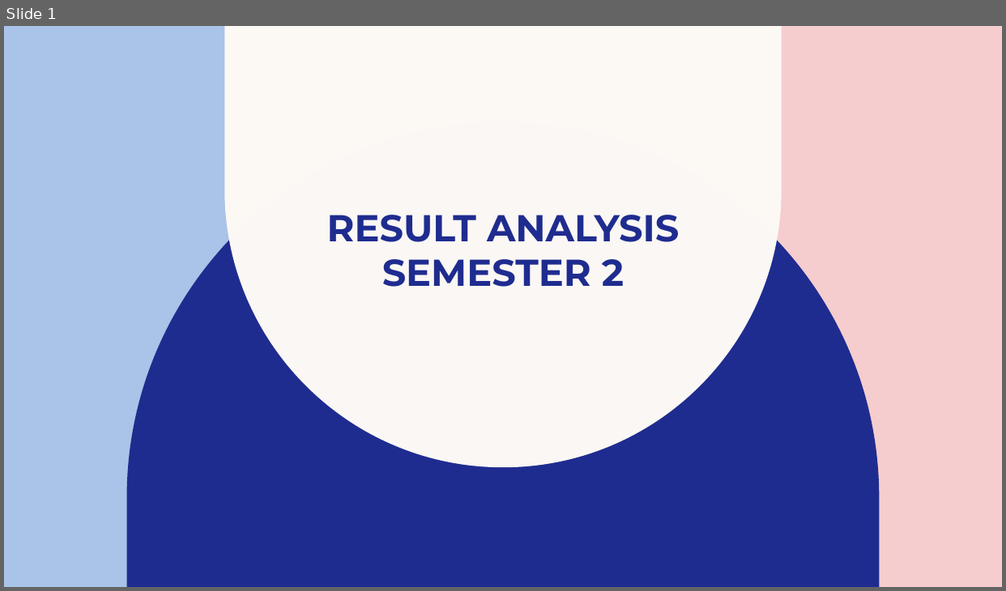
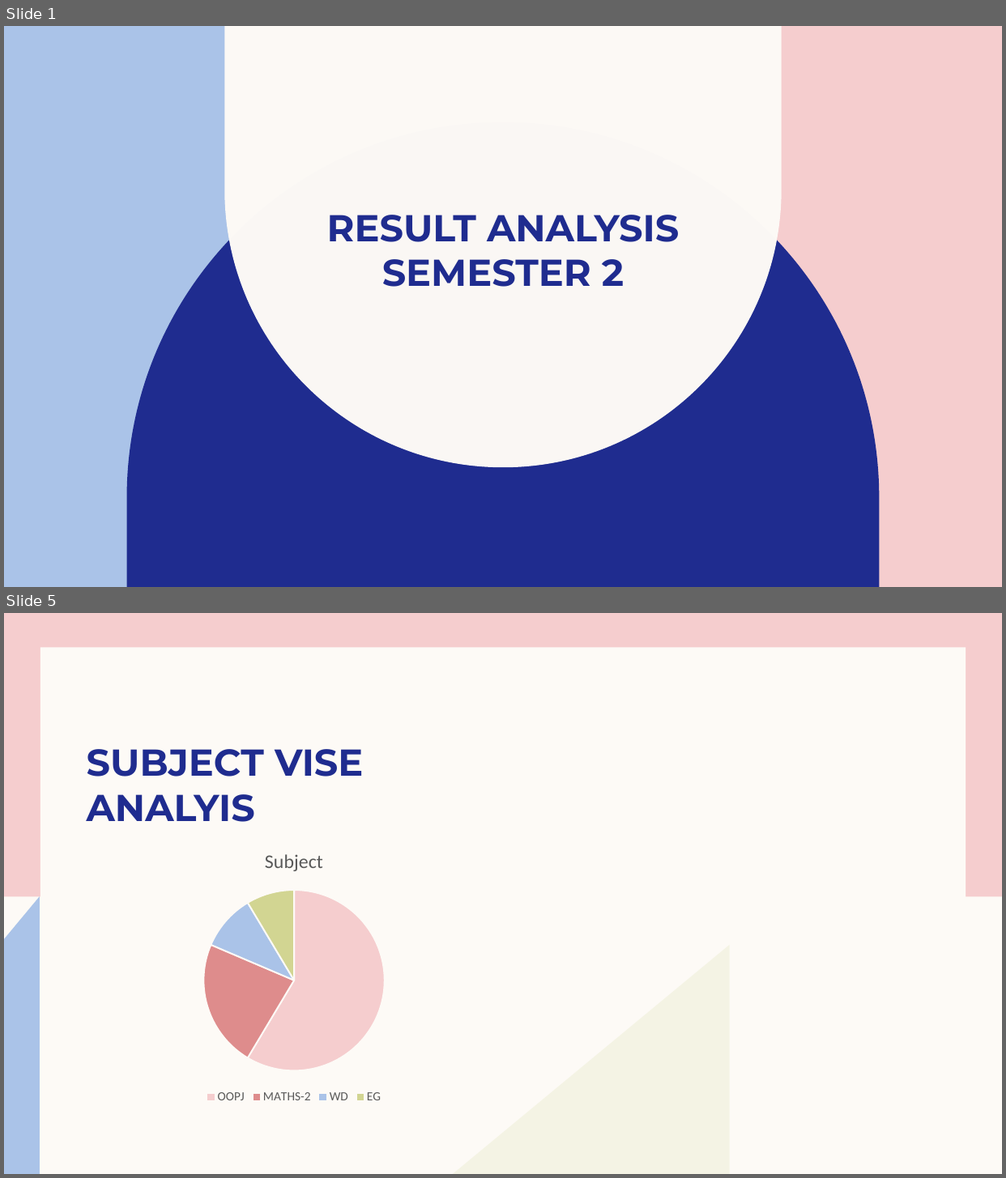
Before and after one commit to codedbyshreena/Office-automation-tools, a slide deck: PPT_Analysis_370.pptx. Shown one above the other, each under a label of ours: slide 1 before the commit, slides 1 and 5 after it; the slides between them are not shown. The pictures are 1006x591 and 1006x1178 pixels, drawn with LibreOffice and Linux fonts; fonts in the diff are those of the drawing. Boxes give left, top, right and bottom in pixels: in the first picture for what was removed or moved away, otherwise in the second. Text is boxed around its words. In the diff, an @@ line names an element or a change of style, - is before the commit and + after.

```diff
--- a/PPT_Analysis_370.pptx
+++ b/PPT_Analysis_370.pptx
@@ slide 5 added at (x1=4, y1=613, x2=1002, y2=1174), background #FDFAF6 @@
@@ rectangle added at (x1=4, y1=613, x2=1002, y2=897), fill #F5CDCE @@
@@ rectangle added at (x1=40, y1=648, x2=965, y2=1141), fill #FDFAF6 @@
@@ title added at (x1=87, y1=749, x2=363, y2=822), 36 pt, text #1F2C8F, bold @@
+SUBJECT VISE ANALYIS
@@ pie chart added at (x1=79, y1=835, x2=509, y2=1108) @@
+title "Subject"
+categories: OOPJ, MATHS-2, WD, EG
+Subject: 59, 23, 10, 9
@@ freeform shape added at (x1=4, y1=897, x2=40, y2=1174), fill #AAC3E8 @@
@@ freeform shape added at (x1=452, y1=945, x2=730, y2=1174), fill #EDEED3 at 50% opacity @@
```
Also in this commit, not shown: 4 other slides added, 1 slide removed.
